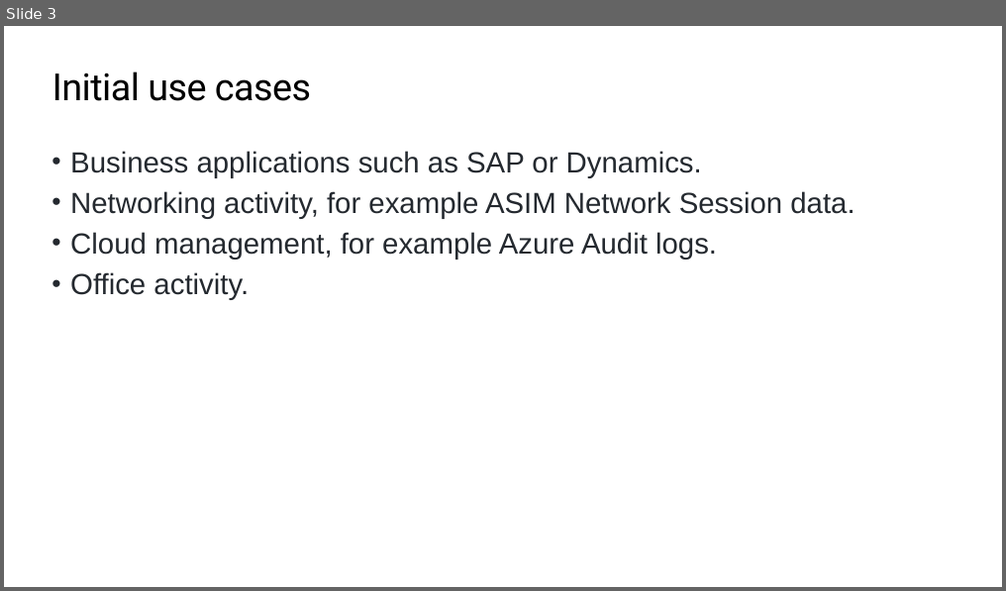
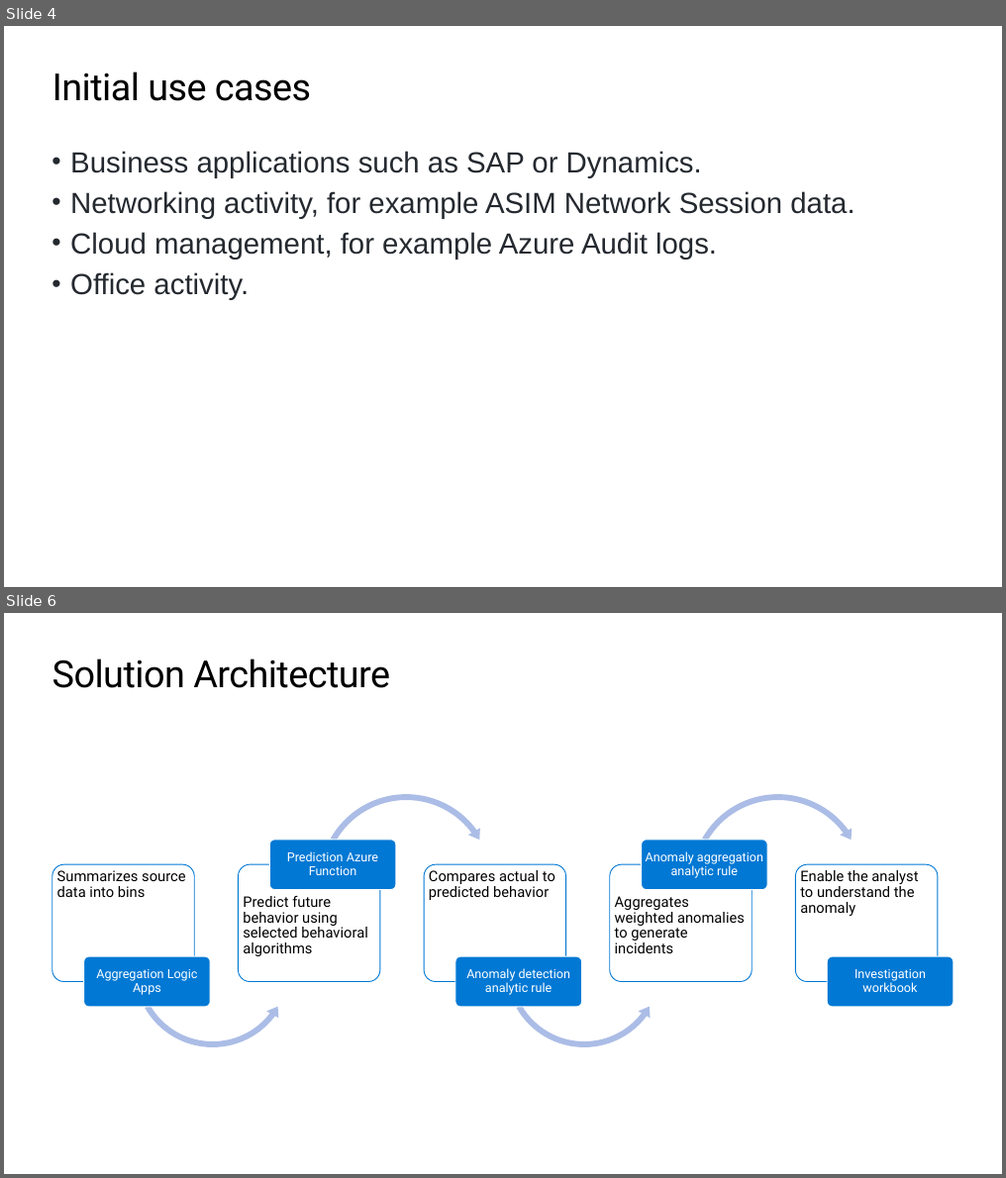
Before and after one commit to oshezaf/Sentinel-Custom-Analytics, a slide deck: presentation/Sentinel Custom analytics.pptx. Shown one above the other, each under a label of ours: slide 3 before the commit, slides 4 and 6 after it; the slides between them are not shown. The pictures are 1006x591 and 1006x1178 pixels, drawn with LibreOffice and Linux fonts; fonts in the diff are those of the drawing; background and template pictures are left out. Boxes give left, top, right and bottom in pixels: in the first picture for what was removed or moved away, otherwise in the second. Text is boxed around its words. In the diff, an @@ line names an element or a change of style, - is before the commit and + after.

```diff
--- a/presentation/Sentinel Custom analytics.pptx
+++ b/presentation/Sentinel Custom analytics.pptx
@@ slide 6 added at [4,613,1002,1174], background #FFFFFF @@
@@ title added at [53,659,390,688], 36 pt, text #000000 @@
+Solution Architecture
@@ group added at [53,790,954,1052]: 10 rounded rectangles, 10 texts, 2 left circular arrows, 2 circular arrows @@
+  Summarizes source data into bins
+Aggregation Logic Apps
+  Predict future behavior using selected behavioral algorithms
+Prediction Azure Function
+  Compares actual to predicted behavior
+Anomaly detection analytic rule
+  Aggregates weighted anomalies to generate incidents
+Anomaly aggregation analytic rule
+  Enable the analyst to understand the anomaly
+Investigation workbook
@@ what was slide 3 is now slide 4 @@
```
Also in this commit, not shown: 3 slides changed, 3 other slides added, 1 slide removed.
